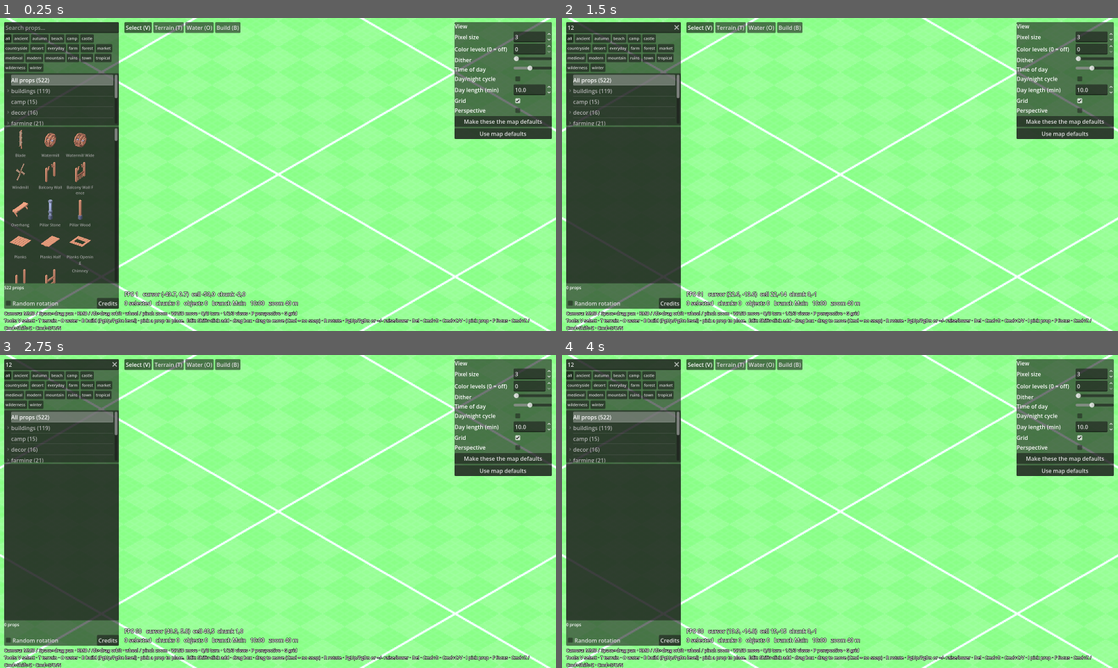
Above: before the commit, frames 1-4 (two rows, left to right).
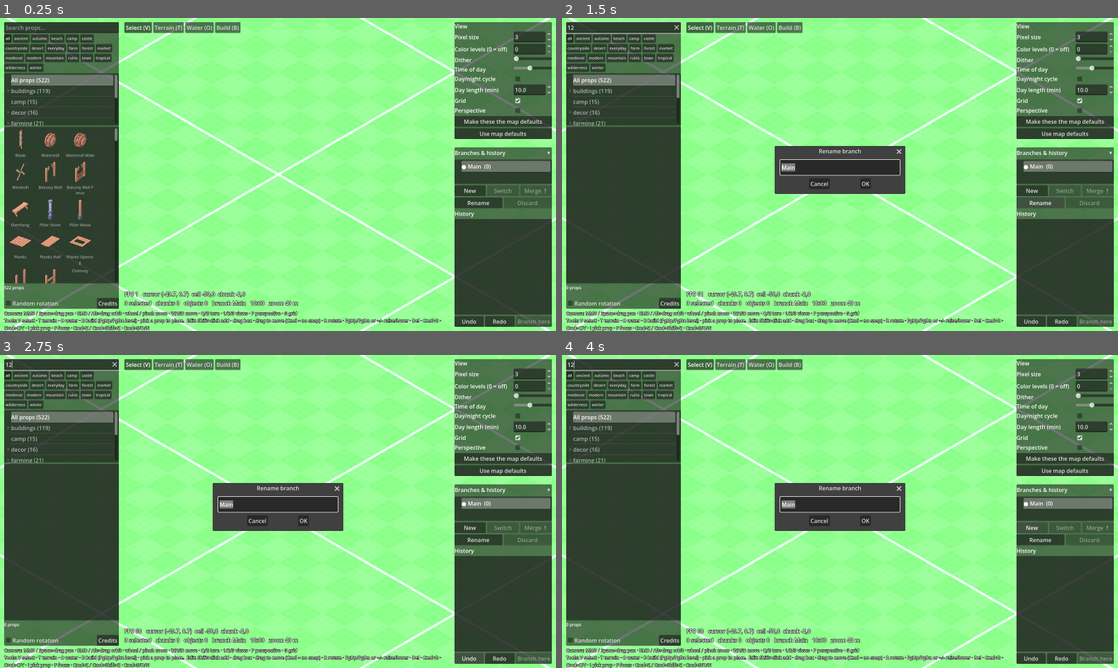
Above: after the commit, the same moments.

Repository: davudk/pixel-arena
Game: Godot game, scene res://src/main.tscn
The game is run twice, just before and just after one commit, with the same random seed, the same clock (stepped at 60 frames per second) and the same inputs.
Inputs (mouse positions are in pixels of both pictures, inside the frame that each line leads up to):
- Up to frame 1 (0.25 s): no input
- Up to frame 2 (1.5 s): click (623, 27) at 0.52 s; type "12" at 0.6 s; click (1040, 202) at 1.25 s, where only the run after the commit has a clickable "Rename"
- Up to frame 3 (2.75 s): click (467, 658) at 2 s, where only the run after the commit has a clickable "Undo"
- Up to frame 4 (4 s): click (1062, 658) at 2.75 s, where only the run after the commit has a clickable "Redo"; click (1034, 527) at 3.5 s, where only the run after the commit has a clickable "New"

The runs differ from the first frame. In frame 1, 10% of the frame differs, in the area x 3-100%, y 41-100%; in frame 2, 14%; in frame 3, 14%; in frame 4, 14%, in the area x 0-100%, y 1-100%.

Commit message:
M6: branches and history UI
History panel with branch tree (new, switch, merge, rename, discard),
history list with inherited entries, undo/redo and branch-from-entry;
merge dialog with per-conflict keep/take review (terrain grouped per
layer); MapSession.fork_at, rename_branch and history listing.

Diff:
--- a/src/core/map_session.gd
+++ b/src/core/map_session.gd
@@ -174,6 +174,46 @@
 	history_changed.emit()
 	branch_switched.emit(b.id)
 	return b.id
+
+
+## Starts a branch from an earlier point of `branch_id` (after its first `seq` transactions)
+## and switches to it. Undo history starts empty on such a branch. Returns its id.
+func fork_at(name: String, branch_id: String, seq: int) -> String:
+	assert(_open == null, "MapSession.fork_at: transaction open")
+	if branch_id == current_branch and seq == branch().txns.size():
+		return fork(name)
+	var parent := branches[branch_id]
+	var b := Branch.new(Uuid.v4(), name, parent.id, clampi(seq, 0, parent.txns.size()))
+	branches[b.id] = b
+	doc.load_state(_materialize(b.id))
+	current_branch = b.id
+	history_changed.emit()
+	branch_switched.emit(b.id)
+	return b.id
+
+
+func rename_branch(id: String, name: String) -> void:
+	if branches.has(id) and name.strip_edges() != "":
+		branches[id].name = name.strip_edges()
+		history_changed.emit()
+
+
+## The transactions that make up a branch's state, newest first: its own, then its ancestors'
+## up to each fork point. Entries: {txn, branch_id, seq, inherited}. At most `limit` entries.
+func history(branch_id: String, limit: int = 500) -> Array[Dictionary]:
+	var out: Array[Dictionary] = []
+	var id := branch_id
+	var upto := -1
+	while id != "" and out.size() < limit:
+		var b := branches[id]
+		var n := b.txns.size() if upto < 0 else upto
+		for i in range(n - 1, -1, -1):
+			out.append({"txn": b.txns[i], "branch_id": id, "seq": i + 1, "inherited": id != branch_id})
+			if out.size() >= limit:
+				break
+		upto = b.fork_seq
+		id = b.parent_id
+	return out
 
 
 func switch_branch(id: String) -> void:
--- a/src/main.gd
+++ b/src/main.gd
@@ -30,6 +30,10 @@
 var browser: PropBrowser
 var thumbnails: ThumbnailRenderer
 var credits: CreditsDialog
+var history_panel: HistoryPanel
+var merge_dialog: MergeDialog
+var name_dialog: NameDialog
+var discard_dialog: ConfirmationDialog
 var controller: EditorController
 
 var _applied_time_of_day: Variant = null
@@ -97,6 +101,7 @@
 	browser.credits_pressed.connect(func() -> void: credits.show_for(library, session.doc))
 	credits = CreditsDialog.new()
 	add_child(credits)
+	_build_history_ui()
 	selection.changed.connect(func() -> void: world.set_highlights(selection.list()))
 
 	controller = EditorController.new()
@@ -146,6 +151,7 @@
 	session.history_changed.connect(_on_history_changed)
 	world.bind(session.doc)
 	terrain.bind(session.doc)
+	history_panel.bind(session)
 	settings.bind(session.doc)
 	selection.bind(session.doc)
 	dirty = false
@@ -270,6 +276,62 @@
 		if p != null and rect.has_point(p):
 			out.append(obj.id)
 	return out
+
+
+# --- Branches --------------------------------------------------------------
+
+func new_branch(from_branch: String, seq: int, branch_name: String) -> void:
+	set_tool(SelectTool.new())
+	if seq < 0:
+		session.fork(branch_name)
+	else:
+		session.fork_at(branch_name, from_branch, seq)
+
+
+func switch_branch(id: String) -> void:
+	set_tool(SelectTool.new())
+	session.switch_branch(id)
+
+
+func merge_branch(id: String, resolutions: Dictionary) -> void:
+	set_tool(SelectTool.new())
+	session.merge_branch(id, resolutions, Merge.THEIRS)
+
+
+func _build_history_ui() -> void:
+	history_panel = HistoryPanel.new()
+	hud.add_child(history_panel)
+	merge_dialog = MergeDialog.new()
+	add_child(merge_dialog)
+	merge_dialog.merge_confirmed.connect(merge_branch)
+	name_dialog = NameDialog.new()
+	add_child(name_dialog)
+	discard_dialog = ConfirmationDialog.new()
+	discard_dialog.title = "Discard branch"
+	discard_dialog.ok_button_text = "Discard"
+	add_child(discard_dialog)
+
+	history_panel.new_branch_requested.connect(func(from: String, seq: int) -> void:
+		name_dialog.ask("New branch", "Branch %d" % session.branches.size(), func(n: String) -> void:
+			new_branch(from, seq, n)))
+	history_panel.switch_requested.connect(switch_branch)
+	history_panel.merge_requested.connect(func(id: String) -> void: merge_dialog.open(session, id))
+	history_panel.rename_requested.connect(func(id: String) -> void:
+		name_dialog.ask("Rename branch", session.branches[id].name, func(n: String) -> void:
+			session.rename_branch(id, n)))
+	history_panel.discard_requested.connect(func(id: String) -> void:
+		var b: Branch = session.branches[id]
+		var kids := session.children_of(id).size()
+		discard_dialog.dialog_text = "Discard “%s” and its %d edits%s? This can't be undone." % [
+			b.name, b.txns.size(), (" and %d sub-branch%s" % [kids, "" if kids == 1 else "es"]) if kids > 0 else ""]
+		for c in discard_dialog.confirmed.get_connections():
+			discard_dialog.confirmed.disconnect(c.callable)
+		discard_dialog.confirmed.connect(func() -> void:
+			set_tool(SelectTool.new())
+			session.discard_branch(id), CONNECT_ONE_SHOT)
+		discard_dialog.popup_centered())
+	history_panel.undo_requested.connect(undo)
+	history_panel.redo_requested.connect(redo)
 
 
 # --- Internals -------------------------------------------------------------
--- /dev/null
+++ b/src/ui/history_panel.gd
@@ -0,0 +1,172 @@
+class_name HistoryPanel
+extends PanelContainer
+## Branches and history. Top: the branch tree (current branch marked) with New / Switch / Merge /
+## Rename / Discard. Bottom: the current branch's transactions, newest first, with entries from
+## before its fork point dimmed; "Branch from here" starts a branch at the selected entry.
+## The panel only emits requests; EditorMain performs them on the session.
+
+signal new_branch_requested(branch_id: String, seq: int)  # seq -1: at the current head
+signal switch_requested(branch_id: String)
+signal merge_requested(branch_id: String)
+signal rename_requested(branch_id: String)
+signal discard_requested(branch_id: String)
+signal undo_requested
+signal redo_requested
+
+const KIND_PREFIX := {"undo": "↶ Undo: ", "redo": "↷ Redo: ", "merge": "⇄ ", "edit": ""}
+const DIM := Color(1, 1, 1, 0.45)
+
+var session: MapSession
+
+var _content: VBoxContainer
+var _toggle: Button
+var _tree: Tree
+var _history: ItemList
+var _merge: Button
+var _discard: Button
+var _rename: Button
+var _switch: Button
+var _from_here: Button
+
+
+func _init() -> void:
+	name = "HistoryPanel"
+	anchor_left = 1.0
+	anchor_right = 1.0
+	anchor_bottom = 1.0
+	offset_left = -292
+	offset_right = -12
+	offset_top = 372
+	offset_bottom = -12
+	grow_horizontal = GROW_DIRECTION_BEGIN
+
+	var box := VBoxContainer.new()
+	add_child(box)
+	var header := HBoxContainer.new()
+	box.add_child(header)
+	var title := Label.new()
+	title.text = "Branches & history"
+	title.size_flags_horizontal = SIZE_EXPAND_FILL
+	header.add_child(title)
+	_toggle = Button.new()
+	_toggle.text = "▾"
+	_toggle.flat = true
+	_toggle.focus_mode = FOCUS_NONE
+	_toggle.pressed.connect(func() -> void:
+		_content.visible = not _content.visible
+		_toggle.text = "▾" if _content.visible else "▸"
+		size_flags_vertical = SIZE_FILL
+		offset_bottom = -12 if _content.visible else offset_top + 40)
+	header.add_child(_toggle)
+
+	_content = VBoxContainer.new()
+	_content.size_flags_vertical = SIZE_EXPAND_FILL
+	box.size_flags_vertical = SIZE_EXPAND_FILL
+	box.add_child(_content)
+
+	_tree = Tree.new()
+	_tree.hide_root = true
+	_tree.custom_minimum_size.y = 70
+	_tree.item_selected.connect(_update_buttons)
+	_tree.item_activated.connect(func() -> void: switch_requested.emit(_selected_branch()))
+	_content.add_child(_tree)
+
+	var row1 := HBoxContainer.new()
+	_content.add_child(row1)
+	_button(row1, "New", "Branch from the current state", func() -> void:
+		new_branch_requested.emit(session.current_branch, -1))
+	_switch = _button(row1, "Switch", "Show this branch (or double-click it)", func() -> void:
+		switch_requested.emit(_selected_branch()))
+	_merge = _button(row1, "Merge ↑", "Fold this branch into its parent", func() -> void:
+		merge_requested.emit(_selected_branch()))
+	var row2 := HBoxContainer.new()
+	_content.add_child(row2)
+	_rename = _button(row2, "Rename", "", func() -> void: rename_requested.emit(_selected_branch()))
+	_discard = _button(row2, "Discard", "Delete this branch and its sub-branches", func() -> void:
+		discard_requested.emit(_selected_branch()))
+
+	var hist_title := Label.new()
+	hist_title.text = "History"
+	_content.add_child(hist_title)
+	_history = ItemList.new()
+	_history.size_flags_vertical = SIZE_EXPAND_FILL
+	_history.custom_minimum_size.y = 60
+	_history.add_theme_font_size_override("font_size", 12)
+	_history.item_selected.connect(func(_i: int) -> void: _from_here.disabled = false)
+	_content.add_child(_history)
+
+	var row3 := HBoxContainer.new()
+	_content.add_child(row3)
+	_button(row3, "Undo", "Cmd+Z", undo_requested.emit)
+	_button(row3, "Redo", "Cmd+Shift+Z", redo_requested.emit)
+	_from_here = _button(row3, "Branch here", "Start a branch at the selected entry", func() -> void:
+		var items := _history.get_selected_items()
+		if not items.is_empty():
+			var meta: Dictionary = _history.get_item_metadata(items[0])
+			new_branch_requested.emit(meta.branch_id, meta.seq))
+
+
+func bind(p_session: MapSession) -> void:
+	if session != null:
+		session.history_changed.disconnect(refresh)
+	session = p_session
+	session.history_changed.connect(refresh)
+	refresh()
+
+
+func refresh() -> void:
+	_tree.clear()
+	var root := _tree.create_item()
+	_add_branch(root, MapSession.MAIN)
+	_history.clear()
+	for entry in session.history(session.current_branch, 300):
+		var txn: Transaction = entry.txn
+		var when := Time.get_datetime_dict_from_unix_time(int(txn.time))
+		var text := "%s%s   %02d:%02d" % [KIND_PREFIX.get(txn.kind, ""), txn.label, when.hour, when.minute]
+		var i := _history.add_item(text)
+		_history.set_item_metadata(i, {"branch_id": entry.branch_id, "seq": entry.seq})
+		_history.set_item_tooltip(i, "%s · %d ops · by %s%s" % [txn.label, txn.ops.size(), txn.author,
+			"\n(from parent branch)" if entry.inherited else ""])
+		if entry.inherited:
+			_history.set_item_custom_fg_color(i, DIM)
+	_from_here.disabled = true
+	_update_buttons()
+
+
+func _add_branch(parent: TreeItem, id: String) -> void:
+	var b: Branch = session.branches[id]
+	var item := _tree.create_item(parent)
+	var current := id == session.current_branch
+	item.set_text(0, "%s%s  (%d)" % ["● " if current else "", b.name, b.txns.size()])
+	item.set_metadata(0, id)
+	if current:
+		item.select(0)
+	var kids := session.children_of(id)
+	kids.sort_custom(func(a: String, c: String) -> bool: return session.branches[a].created_time < session.branches[c].created_time)
+	for child in kids:
+		_add_branch(item, child)
+
+
+func _selected_branch() -> String:
+	var item := _tree.get_selected()
+	return item.get_metadata(0) if item != null else session.current_branch
+
+
+func _update_buttons() -> void:
+	var id := _selected_branch()
+	var is_main := id == MapSession.MAIN
+	_switch.disabled = id == session.current_branch
+	_discard.disabled = is_main
+	_merge.disabled = is_main or not session.children_of(id).is_empty()
+	_merge.tooltip_text = "Merge or discard its sub-branches first" if not is_main and _merge.disabled else "Fold this branch into its parent"
+
+
+func _button(row: HBoxContainer, text: String, tip: String, on_press: Callable) -> Button:
+	var b := Button.new()
+	b.text = text
+	b.tooltip_text = tip
+	b.focus_mode = FOCUS_NONE
+	b.size_flags_horizontal = SIZE_EXPAND_FILL
+	b.pressed.connect(on_press)
+	row.add_child(b)
+	return b
--- a/src/ui/hud.gd
+++ b/src/ui/hud.gd
@@ -36,7 +36,7 @@
 	hints.anchor_bottom = 1.0
 	hints.anchor_right = 1.0
 	hints.offset_left = 12
-	hints.offset_right = -12
+	hints.offset_right = -316  # leave room for the right-hand panels
 	hints.offset_top = -52
 	hints.grow_vertical = GROW_DIRECTION_BEGIN
 	hints.autowrap_mode = TextServer.AUTOWRAP_WORD_SMART
--- /dev/null
+++ b/src/ui/merge_dialog.gd
@@ -0,0 +1,130 @@
+class_name MergeDialog
+extends ConfirmationDialog
+## Reviews a merge before it happens: how many changes apply cleanly, and one row per conflict
+## (terrain conflicts grouped per layer) with a Keep / Take choice. Rows default to taking the
+## merged branch's value.
+
+signal merge_confirmed(branch_id: String, resolutions: Dictionary)
+
+var _branch_id := ""
+var _summary: Label
+var _tree: Tree
+var _rows: Array[TreeItem] = []
+
+
+func _init() -> void:
+	title = "Merge branch"
+	min_size = Vector2i(560, 300)
+	ok_button_text = "Merge"
+	var box := VBoxContainer.new()
+	add_child(box)
+	_summary = Label.new()
+	_summary.autowrap_mode = TextServer.AUTOWRAP_WORD_SMART
+	_summary.custom_minimum_size.x = 540  # autowrap labels need a width or they measure very tall
+	box.add_child(_summary)
+	_tree = Tree.new()
+	_tree.columns = 4
+	_tree.column_titles_visible = true
+	_tree.hide_root = true
+	_tree.size_flags_vertical = Control.SIZE_EXPAND_FILL
+	_tree.custom_minimum_size = Vector2(540, 160)
+	_tree.set_column_expand_ratio(0, 3)
+	box.add_child(_tree)
+	add_button("Keep all", false, "keep_all")
+	add_button("Take all", false, "take_all")
+	custom_action.connect(func(action: StringName) -> void:
+		for row in _rows:
+			row.set_range(3, 0 if action == &"keep_all" else 1))
+	confirmed.connect(func() -> void: merge_confirmed.emit(_branch_id, resolutions()))
+
+
+func open(session: MapSession, branch_id: String) -> void:
+	_branch_id = branch_id
+	var src: Branch = session.branches[branch_id]
+	var dst: Branch = session.branches[src.parent_id]
+	var plan := session.merge_plan(branch_id)
+	_summary.text = "Merge “%s” into “%s”: %d change%s apply cleanly, %d conflict%s." % [
+		src.name, dst.name, plan.changes.size(), "" if plan.changes.size() == 1 else "s",
+		plan.conflicts.size(), "" if plan.conflicts.size() == 1 else "s"]
+	if plan.conflicts.is_empty():
+		_summary.text += "\nThe branch is removed after merging; undo reverts the whole merge."
+	_tree.clear()
+	_rows.clear()
+	_tree.visible = not plan.conflicts.is_empty()
+	_tree.set_column_title(0, "Conflict")
+	_tree.set_column_title(1, "In “%s”" % dst.name)
+	_tree.set_column_title(2, "In “%s”" % src.name)
+	_tree.set_column_title(3, "Result")
+	var root := _tree.create_item()
+	var terrain := {}  # layer -> [keys]
+	for c in plan.conflicts:
+		if c.kind == "terrain":
+			terrain.get_or_add(c.layer, []).append(c.key)
+			continue
+		_add_row(root, describe(session.doc, c), format(c.mine), format(c.theirs), [c.key])
+	for layer: String in terrain:
+		var keys: Array = terrain[layer]
+		_add_row(root, "Terrain %s (%d cells)" % [layer, keys.size()], "edited", "edited", keys)
+	popup_centered_clamped(Vector2i(760, 480), 0.85)
+
+
+## Conflict key -> Merge.MINE / Merge.THEIRS for every row.
+func resolutions() -> Dictionary:
+	var out := {}
+	for row in _rows:
+		var choice := Merge.MINE if row.get_range(3) == 0 else Merge.THEIRS
+		for key: String in row.get_metadata(0):
+			out[key] = choice
+	return out
+
+
+## Sets every row's choice (used by tests and the bulk buttons).
+func choose_all(choice: String) -> void:
+	for row in _rows:
+		row.set_range(3, 0 if choice == Merge.MINE else 1)
+
+
+func _add_row(root: TreeItem, what: String, mine: String, theirs: String, keys: Array) -> void:
+	var row := _tree.create_item(root)
+	row.set_text(0, what)
+	row.set_text(1, mine)
+	row.set_text(2, theirs)
+	row.set_metadata(0, keys)
+	row.set_cell_mode(3, TreeItem.CELL_MODE_RANGE)
+	row.set_text(3, "Keep,Take")
+	row.set_range(3, 1)
+	row.set_editable(3, true)
+	_rows.append(row)
+
+
+static func describe(doc: MapDocument, c: Dictionary) -> String:
+	var obj := doc.get_object(c.id)
+	var what := "Object %s" % c.id.substr(0, 8)
+	if c.id == MapDocument.SETTINGS_ID:
+		what = "Map settings"
+	elif obj != null:
+		match obj.type:
+			"building":
+				what = "Building"
+			"water":
+				what = "Water"
+			_:
+				var prop := ObjectVisuals.prop_of(obj)
+				what = prop.name if prop != null else obj.get_prop("prop", "Prop")
+	if c.kind == "object":
+		return "%s (exists / deleted)" % what
+	return "%s · %s" % [what, c.path]
+
+
+static func format(v: Variant) -> String:
+	if v == null:
+		return "—"
+	if v is Vector3:
+		return "(%.1f, %.1f, %.1f)" % [v.x, v.y, v.z]
+	if v is float:
+		return "%.2f" % v
+	if v is Dictionary and v.has("deleted"):
+		return "deleted" if v.deleted else "exists"
+	if v is PackedVector2Array:
+		return "%d points" % v.size()
+	return str(v)
--- /dev/null
+++ b/src/ui/name_dialog.gd
@@ -0,0 +1,31 @@
+class_name NameDialog
+extends ConfirmationDialog
+## Asks for a short name (new branch, rename). Calls the callback with the trimmed text.
+
+var _edit: LineEdit
+var _on_done: Callable
+
+
+func _init() -> void:
+	min_size = Vector2i(360, 100)
+	_edit = LineEdit.new()
+	_edit.custom_minimum_size.x = 320
+	add_child(_edit)
+	register_text_enter(_edit)  # Enter confirms
+	confirmed.connect(_finish)
+
+
+func ask(dialog_title: String, initial: String, on_done: Callable) -> void:
+	title = dialog_title
+	_edit.text = initial
+	_on_done = on_done
+	popup_centered()
+	_edit.grab_focus()
+	_edit.select_all()
+
+
+func _finish() -> void:
+	var text := _edit.text.strip_edges()
+	if text != "" and _on_done.is_valid():
+		_on_done.call(text)
+		_on_done = Callable()
--- a/tests/smoke_editor.gd
+++ b/tests/smoke_editor.gd
@@ -218,5 +218,34 @@
 	main.set_tool(SelectTool.new())
 	check(main.world.cutaway_level == -1, "cutaway cleared on leaving the tool")
 
+	# Branches: fork, conflicting edits, merge review keeping ours, branch from history.
+	var hp := main.history_panel
+	check(hp._history.item_count > 0, "history listed")
+	main.new_branch(main.session.current_branch, -1, "Experiment")
+	var exp_id := main.session.current_branch
+	check(main.session.branches[exp_id].name == "Experiment", "branch created")
+	main.session.edit("Paint red", func() -> void: main.session.set_prop(stump, "variant", "red"))
+	var extra := ""
+	main.session.begin("Add rock")
+	extra = main.session.create_object("prop", {"prop": "kenney_nature:rock_large_a", "position": Vector3(70, 0, 70)})
+	main.session.commit()
+	main.switch_branch(MapSession.MAIN)
+	check(not main.session.doc.has_object(extra), "main doesn't see branch edits")
+	main.session.edit("Paint blue", func() -> void: main.session.set_prop(stump, "variant", "blue"))
+	main.merge_dialog.open(main.session, exp_id)
+	check(main.merge_dialog._rows.size() == 1, "one conflict row (got %d)" % main.merge_dialog._rows.size())
+	main.merge_dialog.choose_all(Merge.MINE)
+	main.merge_branch(exp_id, main.merge_dialog.resolutions())
+	main.merge_dialog.hide()
+	check(not main.session.branches.has(exp_id), "merged branch removed")
+	check(main.session.doc.get_prop(stump, "variant") == "blue", "kept ours on conflict")
+	check(main.session.doc.has_object(extra), "non-conflicting change merged")
+	var older: Dictionary = main.session.history(MapSession.MAIN)[3]
+	main.new_branch(older.branch_id, older.seq, "From history")
+	check(main.session.branches[main.session.current_branch].fork_seq == older.seq, "branched at history entry")
+	check(not main.session.doc.has_object(extra), "older state shown")
+	check(hp._tree.get_root().get_child(0).get_child_count() == 1, "branch tree shows the new branch")
+	main.switch_branch(MapSession.MAIN)
+
 	print("smoke: %s" % ("OK" if failures == 0 else "%d failures" % failures))
 	quit(1 if failures > 0 else 0)
--- a/tests/test_branches.gd
+++ b/tests/test_branches.gd
@@ -193,3 +193,43 @@
 	s.fork("L2")
 	check(s.merge_branch(l1) == null)
 	check(s.branches.has(l1))
+
+
+func test_fork_at_earlier_point() -> void:
+	var a := _place(Vector3.ZERO)
+	_set_value(a, "variant", "red")
+	_set_value(a, "variant", "blue")
+	var b := s.fork_at("Back in time", MapSession.MAIN, 2)  # after place + red
+	check_eq(s.current_branch, b)
+	check_eq(s.doc.get_prop(a, "variant"), "red")
+	check(not s.can_undo(), "fresh undo history")
+	_set_value(a, "scale", 2.0)
+	_check_doc_matches_history()
+	s.switch_branch(MapSession.MAIN)
+	check_eq(s.doc.get_prop(a, "variant"), "blue")
+	check_eq(s.doc.get_prop(a, "scale"), null)
+
+
+func test_history_lists_own_then_inherited() -> void:
+	var a := _place(Vector3.ZERO)
+	_set_value(a, "variant", "red")
+	_set_value(a, "variant", "blue")
+	s.fork_at("Alt", MapSession.MAIN, 2)
+	_set_value(a, "scale", 3.0)
+	var h := s.history(s.current_branch)
+	check_eq(h.size(), 3)
+	check_eq(h[0].txn.label, "Set scale")
+	check(not h[0].inherited)
+	check_eq(h[1].txn.label, "Set variant")
+	check(h[1].inherited)
+	check_eq(h[1].seq, 2)
+	check_eq(h[2].txn.label, "Place")
+	check_eq(s.history(s.current_branch, 2).size(), 2)
+
+
+func test_rename_branch() -> void:
+	var b := s.fork("x")
+	s.rename_branch(b, "  Better name ")
+	check_eq(s.branches[b].name, "Better name")
+	s.rename_branch(b, "   ")
+	check_eq(s.branches[b].name, "Better name")
Not shown, added: src/ui/history_panel.gd.uid
Not shown, added: src/ui/merge_dialog.gd.uid
Not shown, added: src/ui/name_dialog.gd.uid
Not shown, changed: docs/PLAN.md
